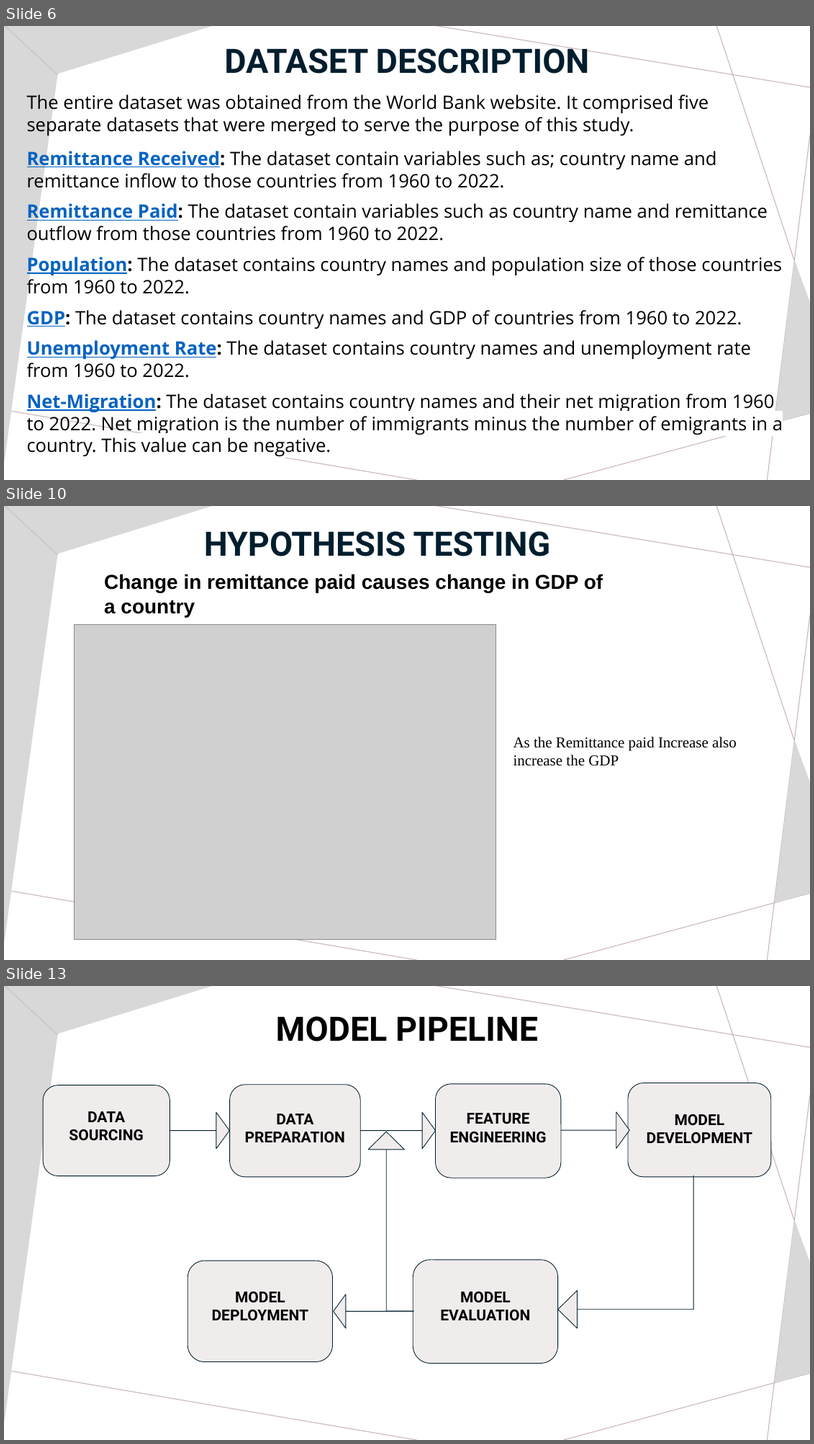
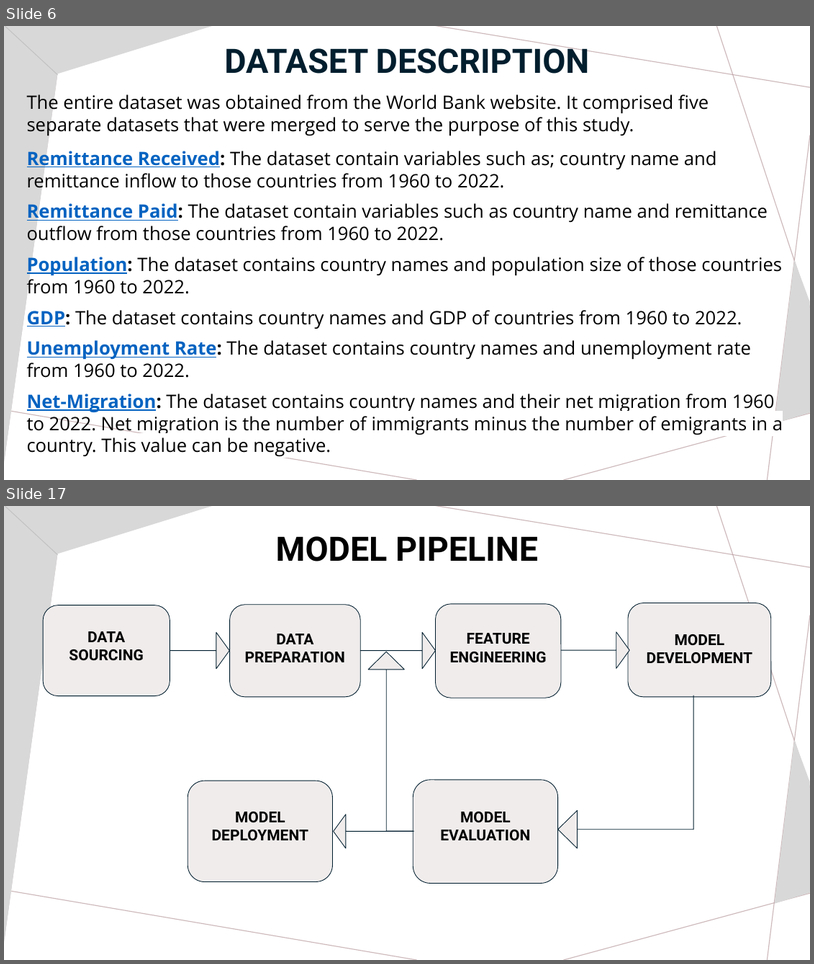
Before and after one commit to MiracleUche123/CatBoost-Team-Project, a slide deck: Presentation Slide Team Catboost.pptx. Shown one above the other, each under a label of ours: slides 6, 10 and 13 before the commit, slides 6 and 17 after it; the slides between them are not shown. The pictures are 814x1444 and 814x964 pixels, drawn with LibreOffice and Linux fonts; fonts in the diff are those of the drawing; grey boxes stand for pictures. Boxes give left, top, right and bottom in pixels: in the first picture for what was removed or moved away, otherwise in the second. Text is boxed around its words. In the diff, an @@ line names an element or a change of style, - is before the commit and + after.

```diff
--- a/Presentation Slide Team Catboost.pptx
+++ b/Presentation Slide Team Catboost.pptx
@@ slide 10 removed at [4, 506, 810, 960], background #FFFFFF; not listed: 11 template elements that a slide beside it also shows @@
@@ text removed at [204, 531, 551, 556] @@
-HYPOTHESIS TESTING
@@ text removed at [104, 574, 603, 617] @@
-Change in remittance paid causes change in GDP of a country
@@ picture removed at [74, 624, 496, 939] @@
@@ text removed at [514, 736, 737, 766] @@
-As the Remittance paid Increase also increase the GDP
@@ what was slide 13 is now slide 17 @@
```
Also in this commit, not shown: 8 slides changed, 10 slides added, 4 other slides removed.
